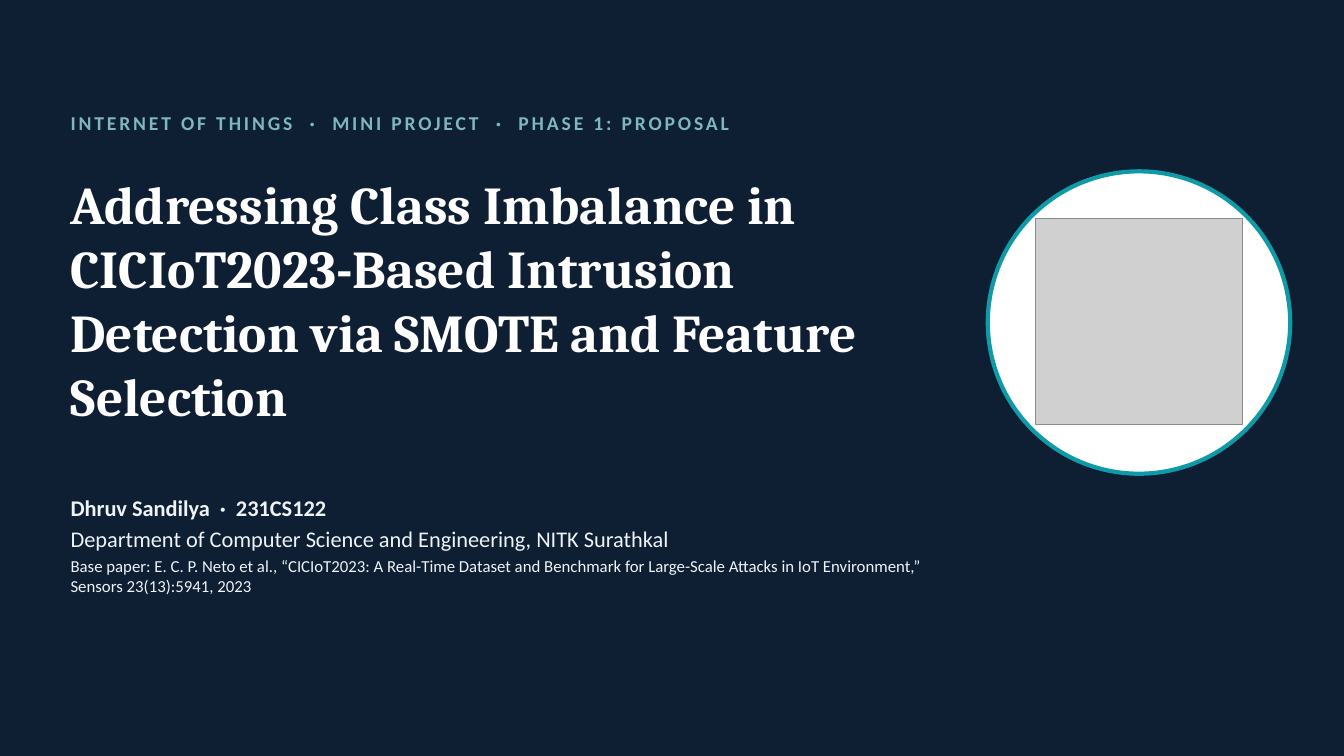
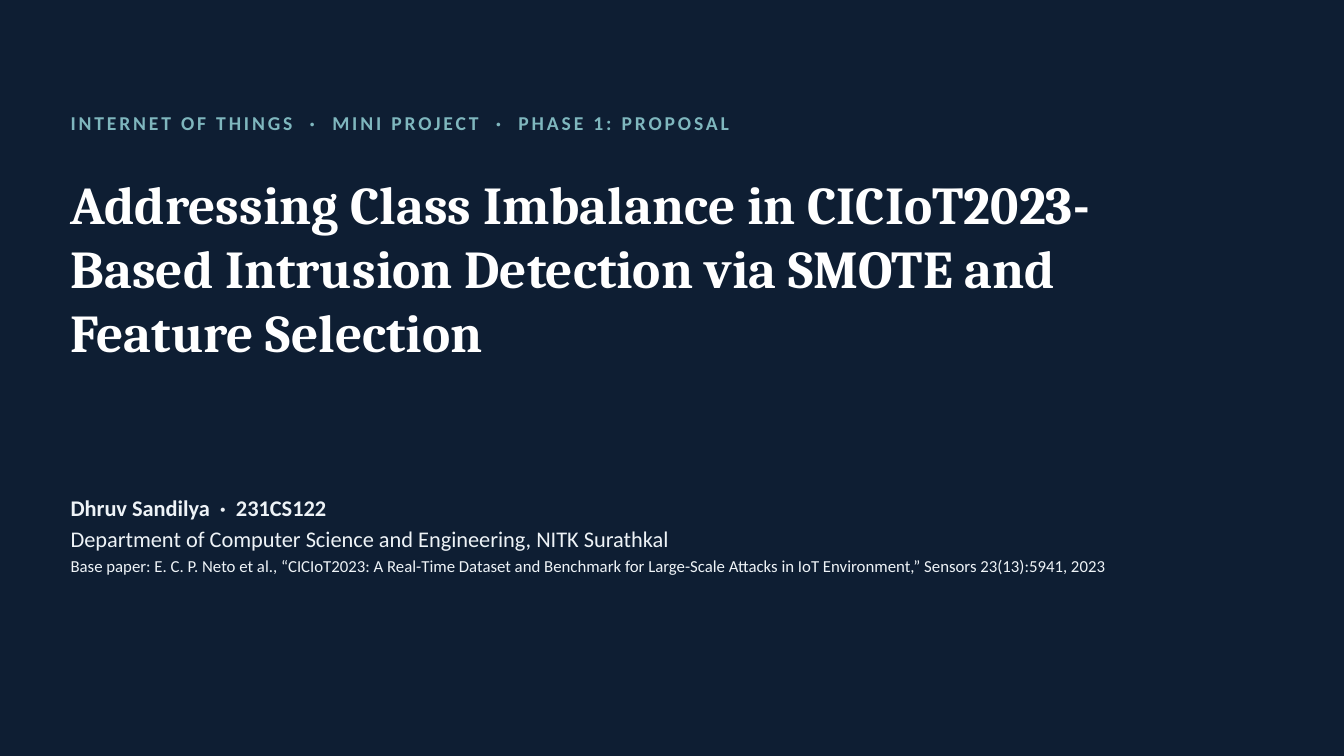
Before and after one commit to Dhruvsandilya0711/IoT_Mini_Project, a slide deck: slide 1 of slides/Phase1_Proposal.pptx. Drawn at 1344x756 pixels with LibreOffice and Linux fonts; fonts in the diff are those of the drawing; grey boxes stand for pictures. Boxes give left, top, right and bottom in pixels: in the first picture for what was removed or moved away, otherwise in the second. Text is boxed around its words. In the diff, an @@ line names an element or a change of style, - is before the commit and + after.

Commit message:
Remove the emblem from the title slides

```diff
--- a/slides/Phase1_Proposal.pptx
+++ b/slides/Phase1_Proposal.pptx
@@ title "Addressing Class Imbalance in CICIoT2023-Based ..." rewrapped from (71,187,857,417) to (71,187,1089,353) @@
@@ ellipse removed at (988,171,1291,474) @@
@@ picture removed at (1035,219,1243,424) @@
@@ text "Dhruv Sandilya · 231CS122" rewrapped from (71,500,920,594) to (71,500,1105,575) @@
```
Also in this commit, not shown: 3 other files.
